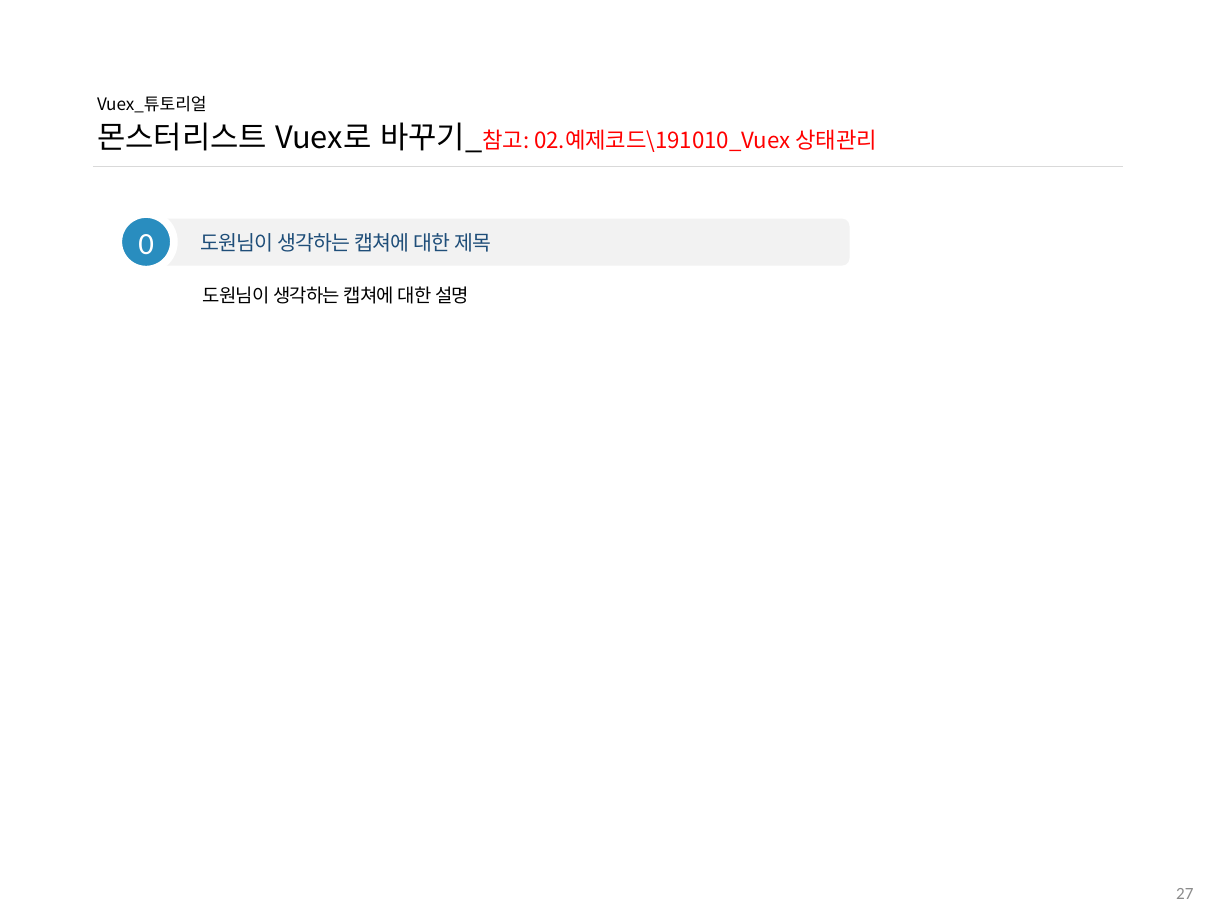
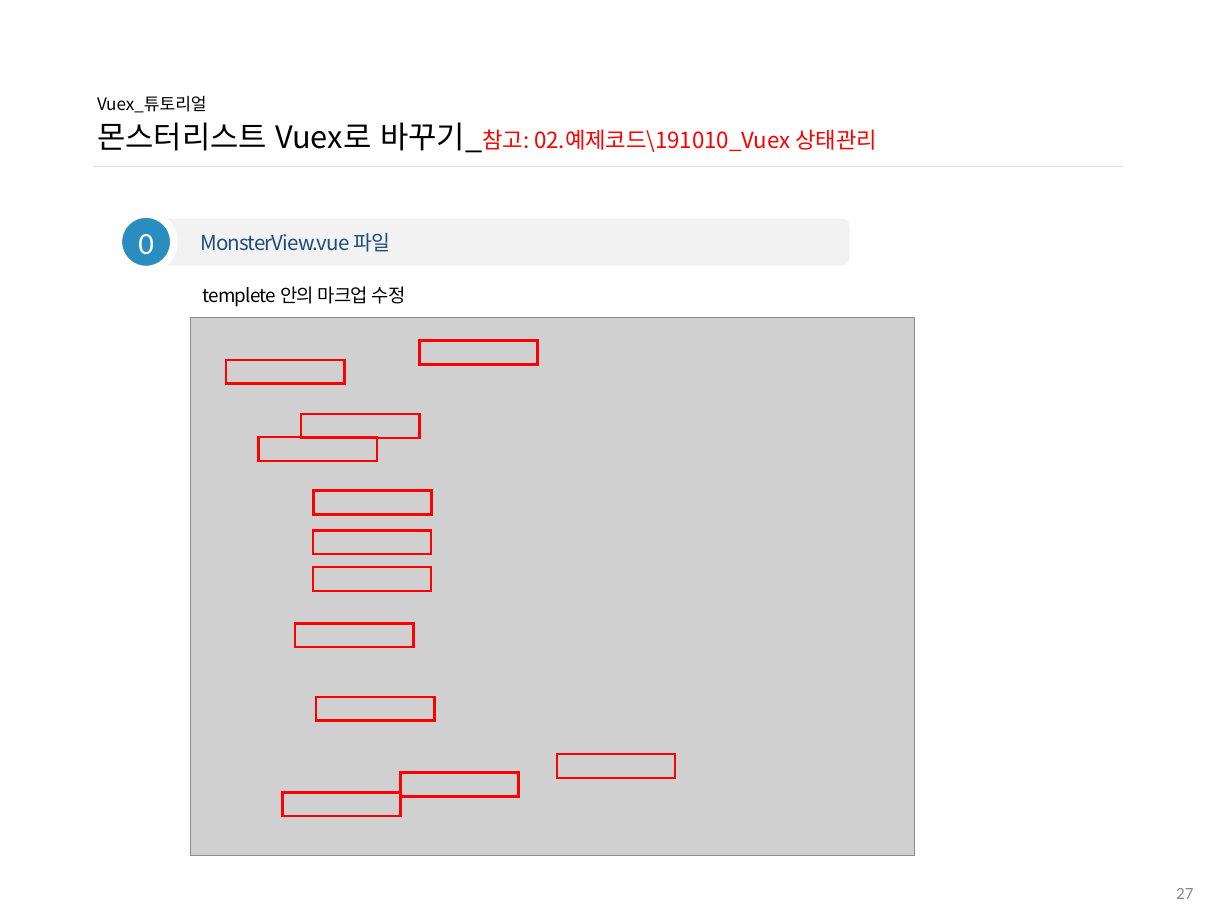
Before and after one commit to ddowon/vueStudy, a slide deck: slide 28 of 01.참고자료/191010_Vuex 튜토리얼.pptx. Drawn at 1232x924 pixels with LibreOffice and Linux fonts; fonts in the diff are those of the drawing; grey boxes stand for pictures; background and template pictures are left out. Boxes give left, top, right and bottom in pixels: in the first picture for what was removed or moved away, otherwise in the second. Text is boxed around its words. In the diff, an @@ line names an element or a change of style, - is before the commit and + after.

Commit message:
[과제제출] 191024 vuex 수정 과제 김도원

```diff
--- a/01.참고자료/191010_Vuex 튜토리얼.pptx
+++ b/01.참고자료/191010_Vuex 튜토리얼.pptx
@@ text in rounded rectangle at <box>200,233,390,252</box>: text changed @@
-도원님이 생각하는 캡쳐에 대한 제목
+MonsterView.vue 파일
@@ text at <box>203,286,406,307</box>: text changed @@
-도원님이 생각하는 캡쳐에 대한 설명
+templete 안의 마크업 수정
@@ picture added at <box>191,318,915,855</box> @@
@@ rectangle added at <box>419,341,537,365</box>, outline #FF0000 1.5 pt @@
@@ rectangle added at <box>227,360,345,383</box>, outline #FF0000 1.5 pt @@
@@ rectangle added at <box>301,414,419,437</box>, outline #FF0000 1.5 pt @@
@@ rectangle added at <box>259,437,377,461</box>, outline #FF0000 1.5 pt @@
@@ rectangle added at <box>313,490,431,514</box>, outline #FF0000 1.5 pt @@
@@ rectangle added at <box>313,531,431,554</box>, outline #FF0000 1.5 pt @@
@@ rectangle added at <box>313,567,431,590</box>, outline #FF0000 1.5 pt @@
@@ rectangle added at <box>296,623,414,647</box>, outline #FF0000 1.5 pt @@
@@ rectangle added at <box>317,697,435,721</box>, outline #FF0000 1.5 pt @@
@@ rectangle added at <box>400,772,519,796</box>, outline #FF0000 1.5 pt @@
@@ rectangle added at <box>557,754,675,777</box>, outline #FF0000 1.5 pt @@
@@ rectangle added at <box>282,792,400,816</box>, outline #FF0000 1.5 pt @@
```
Also in this commit, not shown: 7 other slides changed, 2 slides removed, 9 other files.
